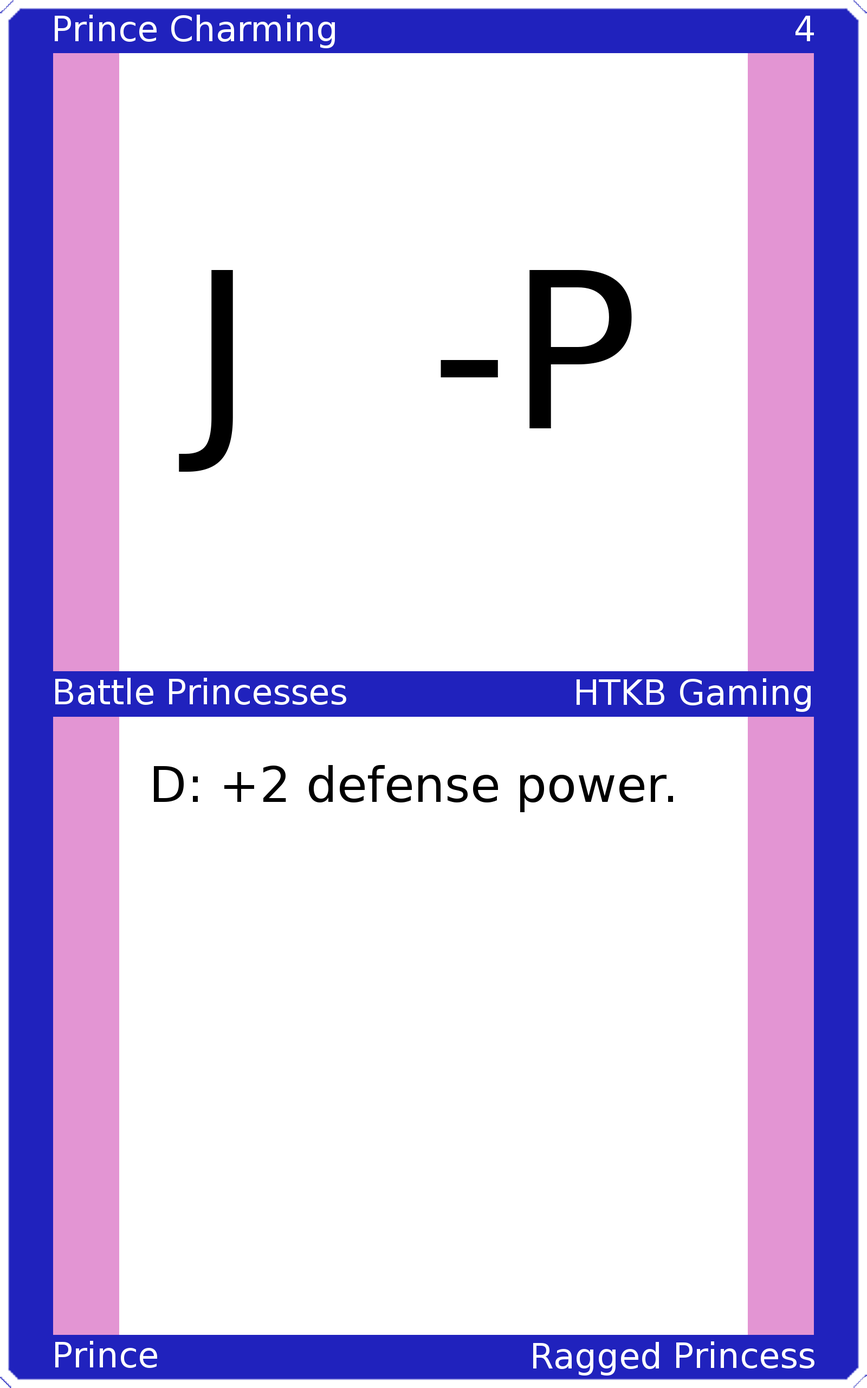
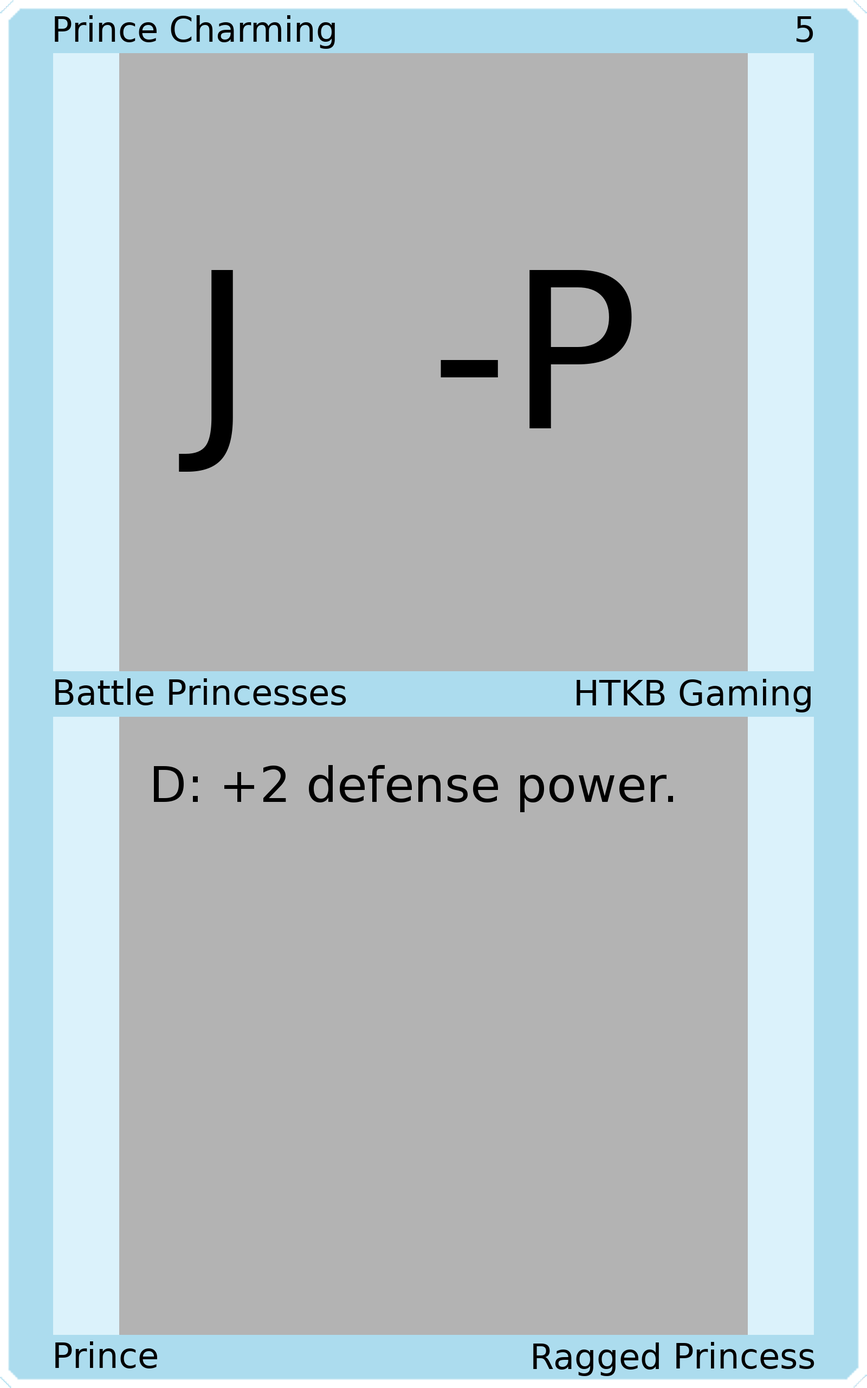
Comparing the layer stacks of the two 867×1388 images. Changes:
painted on "Upper Left" over [54, 14, 335, 49]
painted on "Upper Right" over [795, 15, 815, 43]
painted on "Mid Left" over [55, 677, 347, 706]
painted on "Mid Right" over [576, 678, 811, 713]
painted on "Bottom Left" over [55, 1340, 158, 1369]
painted on "Bottom Right" over [533, 1340, 815, 1376]
painted on "Border" over [0, 0, 867, 1388]
painted on "Top Background" over [119, 52, 748, 673]
painted on "Bottom Background" over [119, 715, 748, 1336]
painted on "Background" over [35, 35, 832, 1352]
